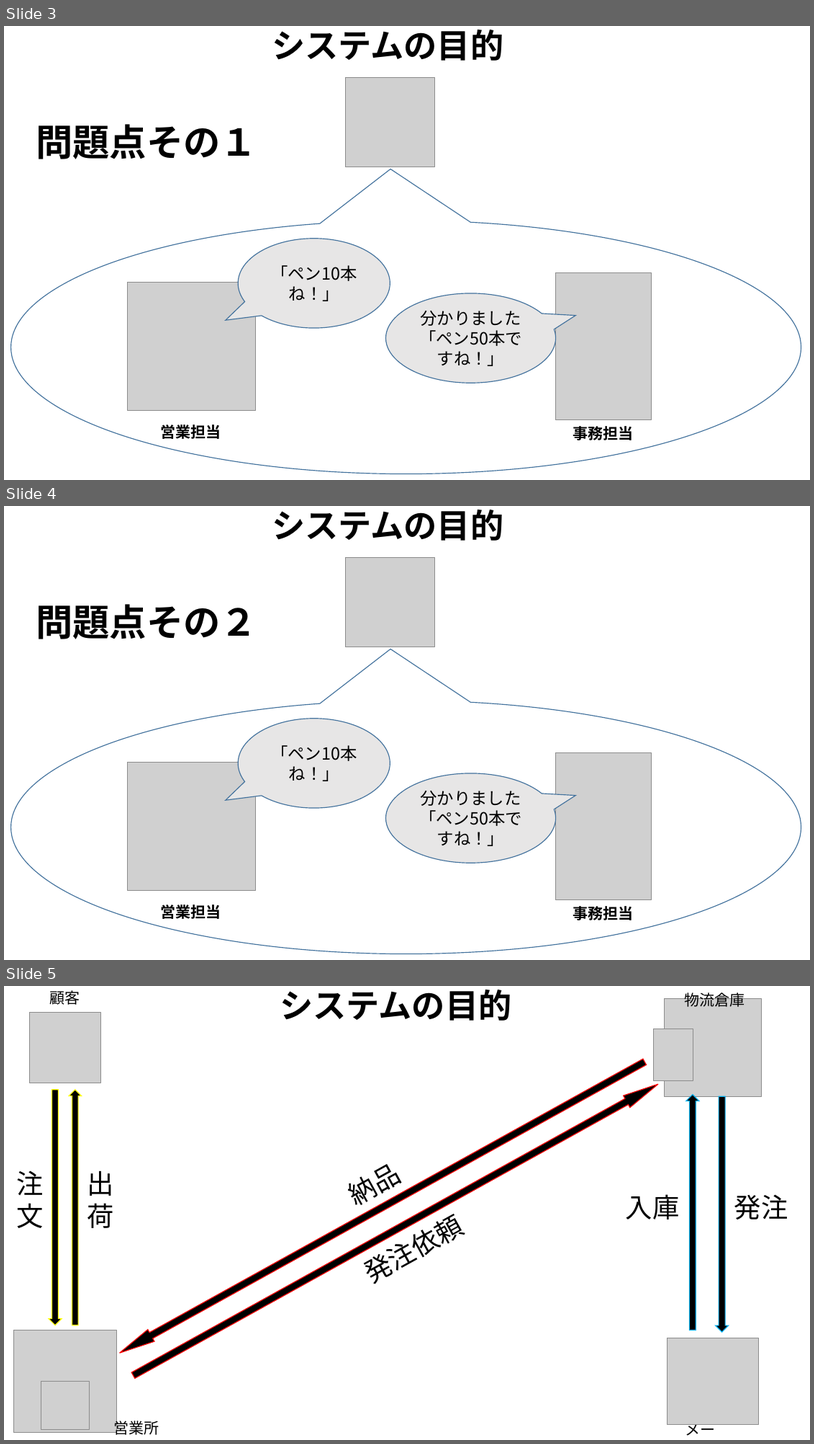
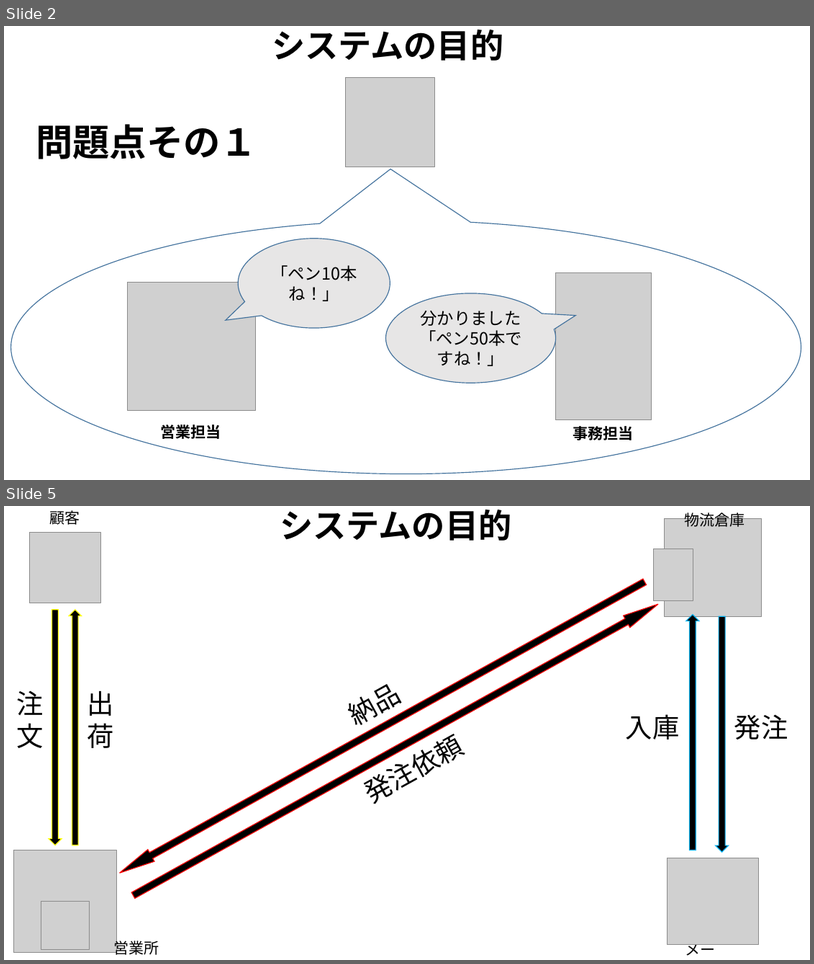
Before and after one commit to Yamanin3/system-devel, a slide deck: 企画発表プレゼンテーション.pptx. Shown one above the other, each under a label of ours: slides 3, 4 and 5 before the commit, slides 2 and 5 after it; the slides between them are not shown. The pictures are 814x1444 and 814x964 pixels, drawn with LibreOffice and Linux fonts; fonts in the diff are those of the drawing; grey boxes stand for pictures; background and template pictures are left out. Boxes give left, top, right and bottom in pixels: in the first picture for what was removed or moved away, otherwise in the second. Text is boxed around its words. In the diff, an @@ line names an element or a change of style, - is before the commit and + after.

```diff
--- a/企画発表プレゼンテーション.pptx
+++ b/企画発表プレゼンテーション.pptx
@@ slide 4 removed at (4, 506, 810, 960), background picture (left out) @@
@@ title removed at (272, 509, 504, 541) @@
-システムの目的
@@ picture removed at (346, 558, 435, 647) @@
@@ text removed at (36, 604, 257, 639) @@
-問題点その２
@@ speech bubble removed at (10, 700, 801, 954) @@
@@ speech bubble removed at (238, 718, 390, 808) @@
-「ペン10本ね！」
@@ picture removed at (127, 762, 256, 890) @@
@@ picture removed at (556, 753, 652, 899) @@
@@ speech bubble removed at (386, 773, 556, 863) @@
-分かりました
-「ペン50本ですね！」
@@ text removed at (161, 904, 221, 919) @@
-営業担当
@@ text removed at (573, 906, 633, 920) @@
-事務担当
@@ what was slide 3 is now slide 2 @@
```
Also in this commit, not shown: 3 slides added, 2 other slides removed.
